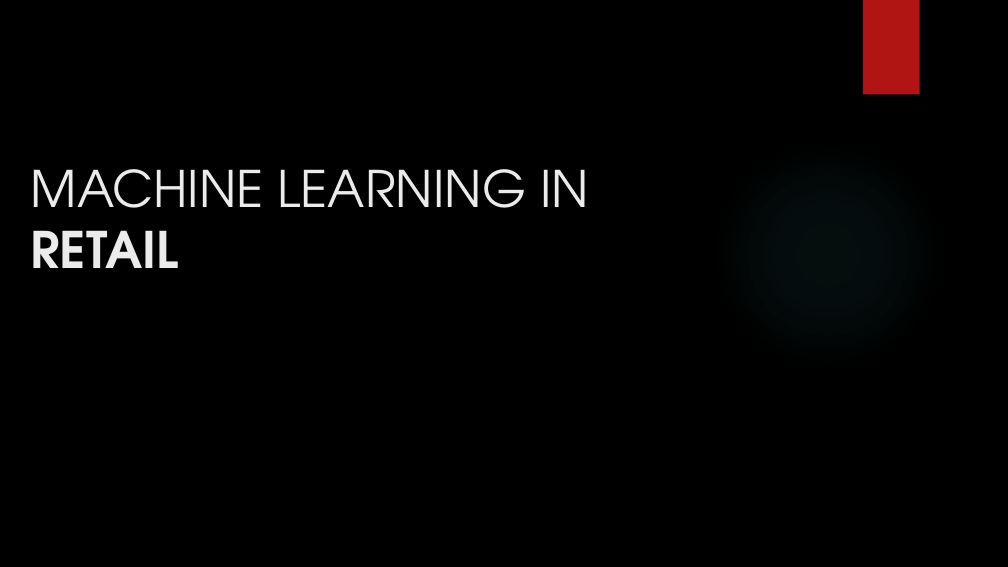
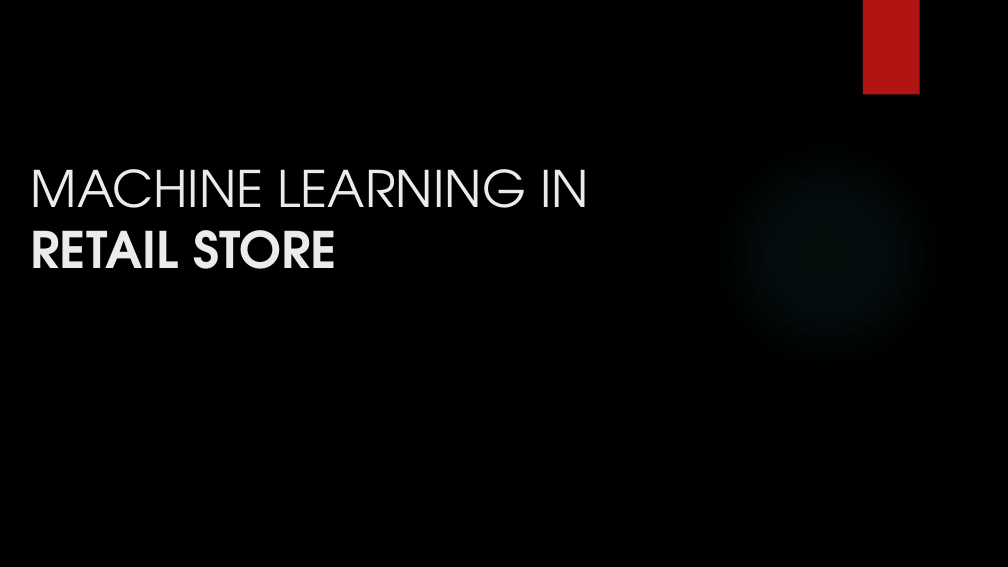
Before and after one commit to madhuhasa/digital-alpha, a slide deck: slide 1 of project/DIGITAL MARKETING.pptx. Drawn at 1008x567 pixels with LibreOffice and Linux fonts; fonts in the diff are those of the drawing; background and template pictures are left out. Boxes give left, top, right and bottom in pixels: in the first picture for what was removed or moved away, otherwise in the second. Text is boxed around its words. In the diff, an @@ line names an element or a change of style, - is before the commit and + after.

```diff
--- a/project/DIGITAL MARKETING.pptx
+++ b/project/DIGITAL MARKETING.pptx
@@ title at (x1=31, y1=169, x2=589, y2=269): text changed @@
-MACHINE LEARNING IN RETAIL
+MACHINE LEARNING IN RETAIL STORE
```
Also in this commit, not shown: 12 other slides changed, 14 slides added, 2 slides removed.
